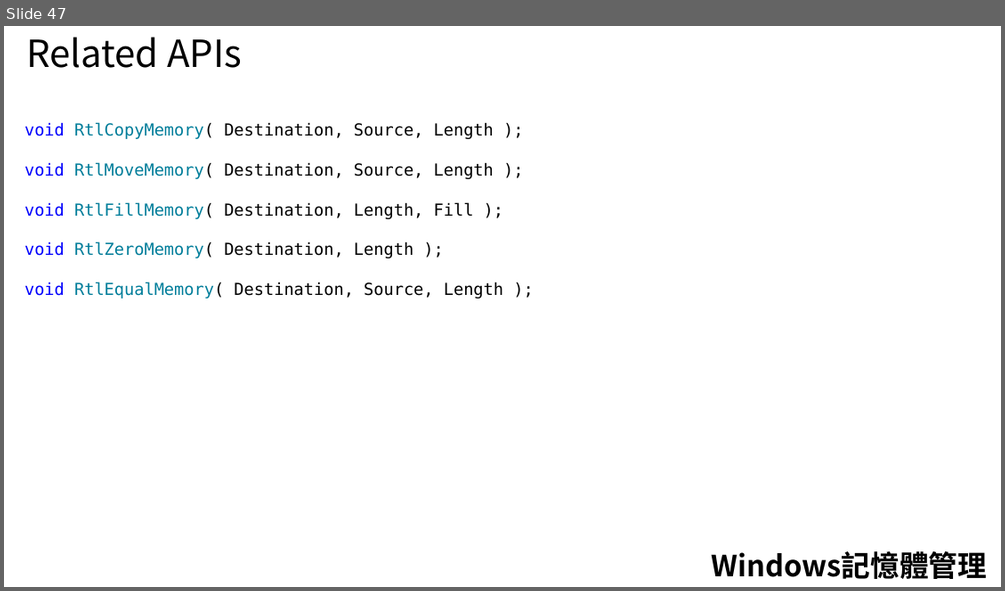
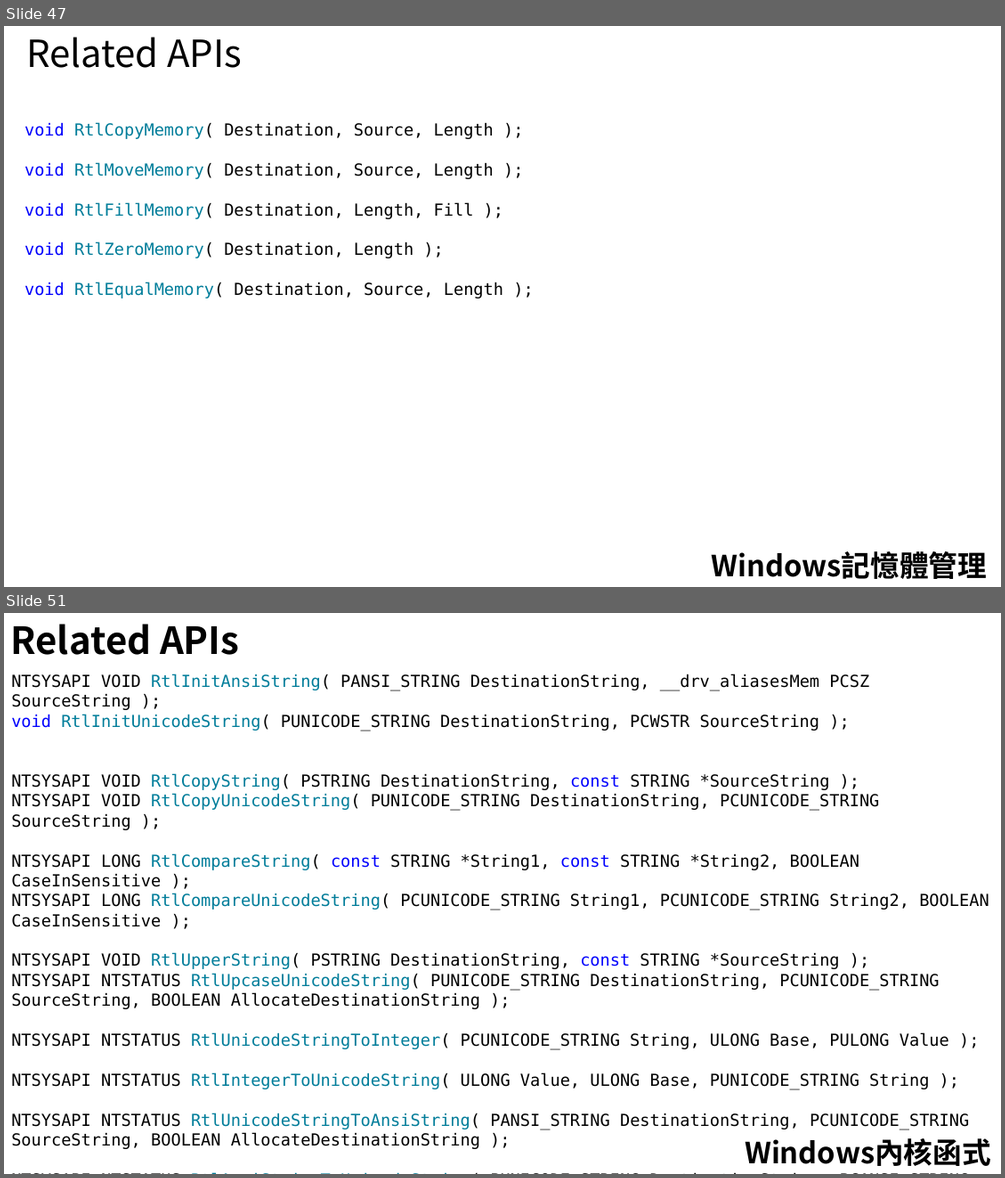
Before and after one commit to 1anhuang/Tutorial, a slide deck: WindowsDriver/Driver(Windows).pptx. Shown one above the other, each under a label of ours: slide 47 before the commit, slides 47 and 51 after it; the slides between them are not shown. The pictures are 1005x591 and 1005x1178 pixels, drawn with LibreOffice and Linux fonts; fonts in the diff are those of the drawing. Boxes give left, top, right and bottom in pixels: in the first picture for what was removed or moved away, otherwise in the second. Text is boxed around its words. In the diff, an @@ line names an element or a change of style, - is before the commit and + after.

```diff
--- a/WindowsDriver/Driver(Windows).pptx
+++ b/WindowsDriver/Driver(Windows).pptx
@@ slide 51 added at (4,613,1001,1174), background #FFFFFF @@
@@ text added at (10,624,240,655), 36 pt, text #000000, bold @@
+Related APIs
@@ text added at (11,674,988,1149), 16 pt, text #000000 @@
+NTSYSAPI VOID RtlInitAnsiString( PANSI_STRING DestinationString, __drv_aliasesMem PCSZ SourceString );
+void RtlInitUnicodeString( PUNICODE_STRING DestinationString, PCWSTR SourceString );
+NTSYSAPI VOID RtlCopyString( PSTRING DestinationString, const STRING *SourceString );
+NTSYSAPI VOID RtlCopyUnicodeString( PUNICODE_STRING DestinationString, PCUNICODE_STRING SourceString );
+NTSYSAPI LONG RtlCompareString( const STRING *String1, const STRING *String2, BOOLEAN CaseInSensitive );
+NTSYSAPI LONG RtlCompareUnicodeString( PCUNICODE_STRING String1, PCUNICODE_STRING String2, BOOLEAN CaseInSensitive );
+NTSYSAPI VOID RtlUpperString( PSTRING DestinationString, const STRING *SourceString );
+NTSYSAPI NTSTATUS RtlUpcaseUnicodeString( PUNICODE_STRING DestinationString, PCUNICODE_STRING SourceString, BOOLEAN AllocateDestinationString );
+NTSYSAPI NTSTATUS RtlUnicodeStringToInteger( PCUNICODE_STRING String, ULONG Base, PULONG Value );
+NTSYSAPI NTSTATUS RtlIntegerToUnicodeString( ULONG Value, ULONG Base, PUNICODE_STRING String );
+NTSYSAPI NTSTATUS RtlUnicodeStringToAnsiString( PANSI_STRING DestinationString, PCUNICODE_STRING SourceString, BOOLEAN AllocateDestinationString );
+NTSYSAPI NTSTATUS RtlAnsiStringToUnicodeString( PUNICODE_STRING DestinationString, PCANSI_STRING SourceString, BOOLEAN AllocateDestinationString );
@@ text added at (744,1138,991,1166), 28 pt, text #000000, bold @@
+Windows內核函式
```
Also in this commit, not shown: 1 slide changed, 5 other slides added.
